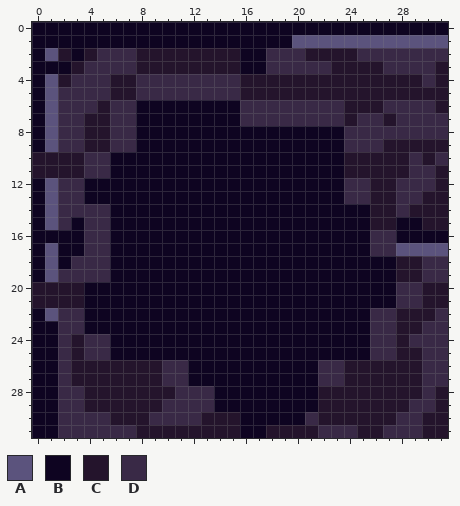
File history of a pixel-art sprite, Assets/Sprites/spritesheets/broken32.png. The picture above was drawn from the file before the commit.
The file is 32x32 pixels. Colours within 5 levels of each other are drawn and written as one.
Palette (. is transparent): A #5b537d  B #0e0421  C #24142c  D #392946
Pixels before, first column x 0:
 0 BBBBBBBBBBBBBBBBBBBBBBBBBBBBBBBB
 1 BBBBBBBBBBBBBBBBBBBBAAAAAAAAAAAA
 2 BACBCDDDCCCCCCCCBBDDDCCCCDDDDDDD
 3 BBBCDDDDCCCCCCCCBBDDDDDCCCCDDDDC
 4 BACDDDCCDDDDDDDDCCCCCCCCCCCCCCDC
 5 BADDDDCCDDDDDDDDCCCCCCCCCCCCCCCC
 6 BADDDCDDBBBBBBBBDDDDDDDDCCCDDDDC
 7 BADDCCDDBBBBBBBBDDDDDDDDCDDCDDDD
 8 BADDCCDDBBBBBBBBBBBBBBBBDDDDDDDD
 9 BADDCCDDBBBBBBBBBBBBBBBBDDDCCCCC
10 CCCCDDBBBBBBBBBBBBBBBBBBCCCCCDCD
11 CCCCDDBBBBBBBBBBBBBBBBBBCCCCCDDC
12 BADDBBBBBBBBBBBBBBBBBBBBDDCCDDDC
13 BADDBBBBBBBBBBBBBBBBBBBBDDCCDDCC
14 BADDDDBBBBBBBBBBBBBBBBBBBBCCDCCC
15 BADBDDBBBBBBBBBBBBBBBBBBBBCCBBCC
16 BBBBDDBBBBBBBBBBBBBBBBBBBBDDBBBB
17 BABBDDBBBBBBBBBBBBBBBBBBBBDDAAAA
18 BABDDDBBBBBBBBBBBBBBBBBBBBBBCCDD
19 BADDDDBBBBBBBBBBBBBBBBBBBBBBCCDD
20 CCCCBBBBBBBBBBBBBBBBBBBBBBBBDDCC
21 CCCCBBBBBBBBBBBBBBBBBBBBBBBBDDCC
22 BADDBBBBBBBBBBBBBBBBBBBBBBDDCCCD
23 BBDDBBBBBBBBBBBBBBBBBBBBBBDDCCDD
24 BBDCDDBBBBBBBBBBBBBBBBBBBBDDCDDD
25 BBDCDDBBBBBBBBBBBBBBBBBBBBDDCCDD
26 BBDCCCCCCCDDBBBBBBBBBBDDCCCCCCDD
27 BBDCCCCCCCDDBBBBBBBBBBDDCCCCCCDD
28 BBDDCCCCCCCDDDBBBBBBBBCCCCCCCCDC
29 BBDDCCCCCCDDDDBBBBBBBBCCCCCCCDDC
30 BBDDDDCCCDDDDCCCBBBBBDCCCCCCDDCC
31 BBDDDDDDCCCCCCCCBBCCCCDDDCCDDDCC
Now the later version:
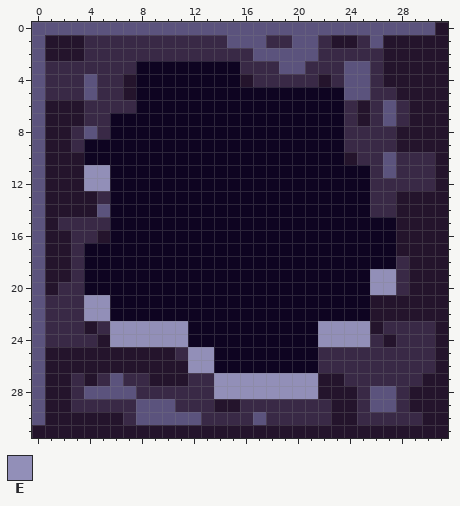
Colours new in this view: E #928fb8
The exact change:
y 0: x 0..31 BBBBBBBBBBBBBBBBBBBBBBBBBBBBBBBB -> AAAAAAAAAAAAAAAAAAAAAAAAAAAAAAAC
y 1: x 0..19 BBBBBBBBBBBBBBBBBBBB -> ACCCDDDDDDDDDDDAAADD; x 22..25 AAAA -> DCCD; x 27..31 AAAAA -> CCCCC
y 2: x 0..1 BA -> AC; x 3..4 BC -> CD; x 8..24 CCCCCCCCBBDDDCCCC -> DDDDDDDDDAAAAADDD; x 27..31 DDDDD -> CCCCC
y 3: x 0..3 BBBC -> ADDD; x 8..17 CCCCCCCCBB -> BBBBBBBBDD; x 19..20 DD -> AA; x 23..30 CCCCDDDD -> DAADCCCC
y 4: x 0..2 BAC -> ADD; x 4 D -> A; x 6 C -> D; x 8..15 DDDDDDDD -> BBBBBBBB; x 17..21 CCCCC -> DDDDD; x 23..26 CCCC -> DAAD; x 30 D -> C
y 5: x 0..1 BA -> AD; x 4 D -> A; x 6 C -> D; x 8..27 DDDDDDDDCCCCCCCCCCCC -> BBBBBBBBBBBBBBBBAADD
y 6: x 0..3 BADD -> ACCC; x 5 C -> D; x 16..24 DDDDDDDDC -> BBBBBBBBD; x 26..27 CD -> DA; x 29..30 DD -> CC
y 7: x 0..7 BADDCCDD -> ACCCDDBB; x 16..25 DDDDDDDDCD -> BBBBBBBBDC; x 27 C -> A; x 29..31 DDD -> CCC
y 8: x 0..2 BAD -> ACC; x 4..7 CCDD -> ADBB; x 28..31 DDDD -> CCCC
y 9: x 0..2 BAD -> ACC; x 4..7 CCDD -> BBBB; x 27 C -> D
y 10: x 0 C -> A; x 4..5 DD -> BB; x 25..28 CCCC -> DDAD; x 30..31 CD -> DC
y 11: x 0 C -> A; x 4..5 DD -> EE; x 24..28 CCCCC -> BBDAD
y 12: x 0..5 BADDBB -> ACCCEE; x 24..27 DDCC -> BBDD
y 13: x 0..5 BADDBB -> ACCCCD; x 24..29 DDCCDD -> BBDDCC
y 14: x 0..5 BADDDD -> ACCCCA; x 26..28 CCD -> DDC
y 15: x 0..1 BA -> AC; x 3 B -> D; x 26..29 CCBB -> BBCC
y 16: x 0..3 BBBB -> ACCD; x 5 D -> C; x 26..31 DDBBBB -> BBCCCC
y 17: x 0..5 BABBDD -> ACCDBB; x 26..31 DDAAAA -> BBCCCC
y 18: x 0..2 BAB -> ACC; x 4..5 DD -> BB; x 28 C -> D; x 30..31 DD -> CC
y 19: x 0..2 BAD -> ACC; x 4..5 DD -> BB; x 26..28 BBC -> EED; x 30..31 DD -> CC
y 20: x 0 C -> A; x 2..3 CC -> DD; x 26..27 BB -> EE; x 29 D -> C
y 21: x 0..5 CCCCBB -> ADDDEE; x 26..29 BBDD -> CCCC
y 22: x 0..1 BA -> AD; x 4..5 BB -> EE; x 26..27 DD -> CC; x 31 D -> C
y 23: x 0..1 BB -> AD; x 4..11 BBBBBBBB -> CDEEEEEE; x 22..26 BBBBD -> EEEEC; x 28..29 CC -> DD; x 31 D -> C
y 24: x 0..1 BB -> AD; x 3 C -> D; x 5..11 DBBBBBB -> CEEEEEE; x 22..25 BBBB -> EEEE; x 27..28 DC -> CD; x 31 D -> C
y 25: x 0..2 BBD -> ACC; x 4..13 DDBBBBBBBB -> CCCCCCCDEE; x 22..25 BBBB -> DDDD; x 28..29 CC -> DD; x 31 D -> C
y 26: x 0..2 BBD -> ACC; x 10..13 DDBB -> CCEE; x 24..29 CCCCCC -> DDDDDD; x 31 D -> C
y 27: x 0..3 BBDC -> ACCD; x 5..8 CCCC -> DADD; x 10..31 DDBBBBBBBBBBDDCCCCCCDD -> CCDDEEEEEEEECCDDDDDDCC
y 28: x 0..2 BBD -> ACC; x 4..10 CCCCCCC -> AAAADDD; x 14..21 BBBBBBBB -> EEEEEEEE; x 25..28 CCCC -> DAAD; x 30 D -> C
y 29: x 0..2 BBD -> ACC; x 4..10 CCCCCCD -> DDDDAAA; x 14..22 BBBBBBBBC -> CCDDDDDDD; x 25..30 CCCCDD -> DAADCC
y 30: x 0..5 BBDDDD -> ACCCCC; x 7..20 CCDDDDCCCBBBBB -> DAAAAADDDDADDD; x 22 C -> D; x 25..27 CCC -> DDD
y 31: x 0..7 BBDDDDDD -> CCCCCCCC; x 16..17 BB -> CC; x 22..24 DDD -> CCC; x 27..29 DDD -> CCC
Pixel boxes of the changes (left, top, right, bottom) in both pictures:
changed: (32, 22, 448, 438)
